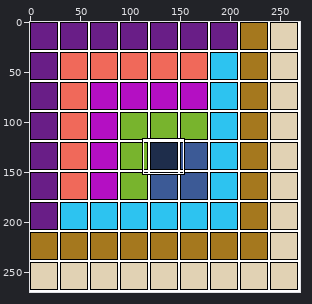
One commit to this sprite sheet: Image/puzzle_14.png. The first picture is a wide view before the edit; the outline marks the close-up.
Close-up. The starting point:
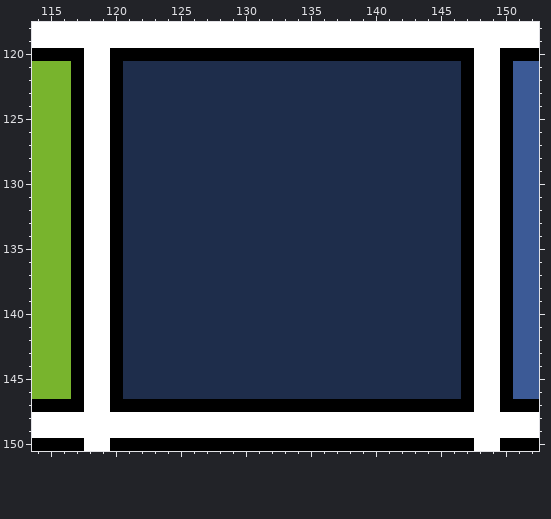
The file is 270x270 pixels. Colours within 5 levels of each other are drawn and written as one. Shown: x 114..152, y 118..150. The commit also changed other parts of the picture, which this record leaves out.
The same view after the edit:
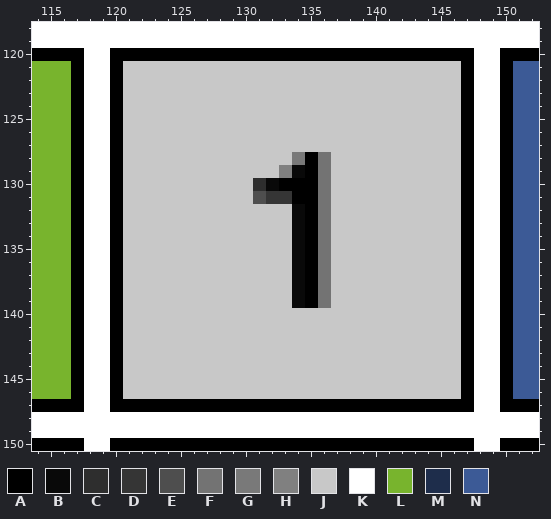
Palette (. is transparent): A #000000  B #090909  C #2e2e2e  D #353535  E #4e4e4e  F #737373  G #797979  H #808080  J #c8c8c8  K #ffffff  L #78b42d  M #1e2d4b  N #3c5a96
The exact change:
@@ x 114..152 @@
 120 AAAAKKAAAAAAAAAAAAAAAAAAAAAAAAAAAAKKAAA
-121 LLLAKKAMMMMMMMMMMMMMMMMMMMMMMMMMMAKKANN
-122 LLLAKKAMMMMMMMMMMMMMMMMMMMMMMMMMMAKKANN
-123 LLLAKKAMMMMMMMMMMMMMMMMMMMMMMMMMMAKKANN
-124 LLLAKKAMMMMMMMMMMMMMMMMMMMMMMMMMMAKKANN
-125 LLLAKKAMMMMMMMMMMMMMMMMMMMMMMMMMMAKKANN
-126 LLLAKKAMMMMMMMMMMMMMMMMMMMMMMMMMMAKKANN
-127 LLLAKKAMMMMMMMMMMMMMMMMMMMMMMMMMMAKKANN
-128 LLLAKKAMMMMMMMMMMMMMMMMMMMMMMMMMMAKKANN
-129 LLLAKKAMMMMMMMMMMMMMMMMMMMMMMMMMMAKKANN
-130 LLLAKKAMMMMMMMMMMMMMMMMMMMMMMMMMMAKKANN
-131 LLLAKKAMMMMMMMMMMMMMMMMMMMMMMMMMMAKKANN
-132 LLLAKKAMMMMMMMMMMMMMMMMMMMMMMMMMMAKKANN
-133 LLLAKKAMMMMMMMMMMMMMMMMMMMMMMMMMMAKKANN
-134 LLLAKKAMMMMMMMMMMMMMMMMMMMMMMMMMMAKKANN
-135 LLLAKKAMMMMMMMMMMMMMMMMMMMMMMMMMMAKKANN
-136 LLLAKKAMMMMMMMMMMMMMMMMMMMMMMMMMMAKKANN
-137 LLLAKKAMMMMMMMMMMMMMMMMMMMMMMMMMMAKKANN
-138 LLLAKKAMMMMMMMMMMMMMMMMMMMMMMMMMMAKKANN
-139 LLLAKKAMMMMMMMMMMMMMMMMMMMMMMMMMMAKKANN
-140 LLLAKKAMMMMMMMMMMMMMMMMMMMMMMMMMMAKKANN
-141 LLLAKKAMMMMMMMMMMMMMMMMMMMMMMMMMMAKKANN
-142 LLLAKKAMMMMMMMMMMMMMMMMMMMMMMMMMMAKKANN
-143 LLLAKKAMMMMMMMMMMMMMMMMMMMMMMMMMMAKKANN
-144 LLLAKKAMMMMMMMMMMMMMMMMMMMMMMMMMMAKKANN
-145 LLLAKKAMMMMMMMMMMMMMMMMMMMMMMMMMMAKKANN
-146 LLLAKKAMMMMMMMMMMMMMMMMMMMMMMMMMMAKKANN
+121 LLLAKKAJJJJJJJJJJJJJJJJJJJJJJJJJJAKKANN
+122 LLLAKKAJJJJJJJJJJJJJJJJJJJJJJJJJJAKKANN
+123 LLLAKKAJJJJJJJJJJJJJJJJJJJJJJJJJJAKKANN
+124 LLLAKKAJJJJJJJJJJJJJJJJJJJJJJJJJJAKKANN
+125 LLLAKKAJJJJJJJJJJJJJJJJJJJJJJJJJJAKKANN
+126 LLLAKKAJJJJJJJJJJJJJJJJJJJJJJJJJJAKKANN
+127 LLLAKKAJJJJJJJJJJJJJJJJJJJJJJJJJJAKKANN
+128 LLLAKKAJJJJJJJJJJJJJGAFJJJJJJJJJJAKKANN
+129 LLLAKKAJJJJJJJJJJJJHBAFJJJJJJJJJJAKKANN
+130 LLLAKKAJJJJJJJJJJCBAAAFJJJJJJJJJJAKKANN
+131 LLLAKKAJJJJJJJJJJEDDAAFJJJJJJJJJJAKKANN
+132 LLLAKKAJJJJJJJJJJJJJBAFJJJJJJJJJJAKKANN
+133 LLLAKKAJJJJJJJJJJJJJBAFJJJJJJJJJJAKKANN
+134 LLLAKKAJJJJJJJJJJJJJBAFJJJJJJJJJJAKKANN
+135 LLLAKKAJJJJJJJJJJJJJBAFJJJJJJJJJJAKKANN
+136 LLLAKKAJJJJJJJJJJJJJBAFJJJJJJJJJJAKKANN
+137 LLLAKKAJJJJJJJJJJJJJBAFJJJJJJJJJJAKKANN
+138 LLLAKKAJJJJJJJJJJJJJBAFJJJJJJJJJJAKKANN
+139 LLLAKKAJJJJJJJJJJJJJBAFJJJJJJJJJJAKKANN
+140 LLLAKKAJJJJJJJJJJJJJJJJJJJJJJJJJJAKKANN
+141 LLLAKKAJJJJJJJJJJJJJJJJJJJJJJJJJJAKKANN
+142 LLLAKKAJJJJJJJJJJJJJJJJJJJJJJJJJJAKKANN
+143 LLLAKKAJJJJJJJJJJJJJJJJJJJJJJJJJJAKKANN
+144 LLLAKKAJJJJJJJJJJJJJJJJJJJJJJJJJJAKKANN
+145 LLLAKKAJJJJJJJJJJJJJJJJJJJJJJJJJJAKKANN
+146 LLLAKKAJJJJJJJJJJJJJJJJJJJJJJJJJJAKKANN
 147 AAAAKKAAAAAAAAAAAAAAAAAAAAAAAAAAAAKKAAA
